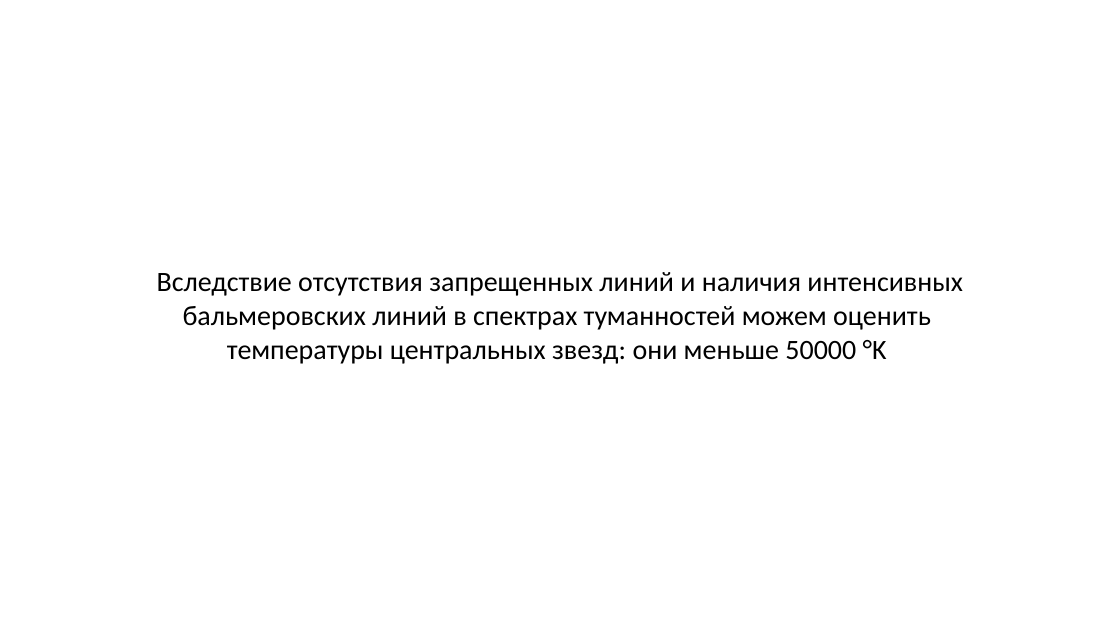
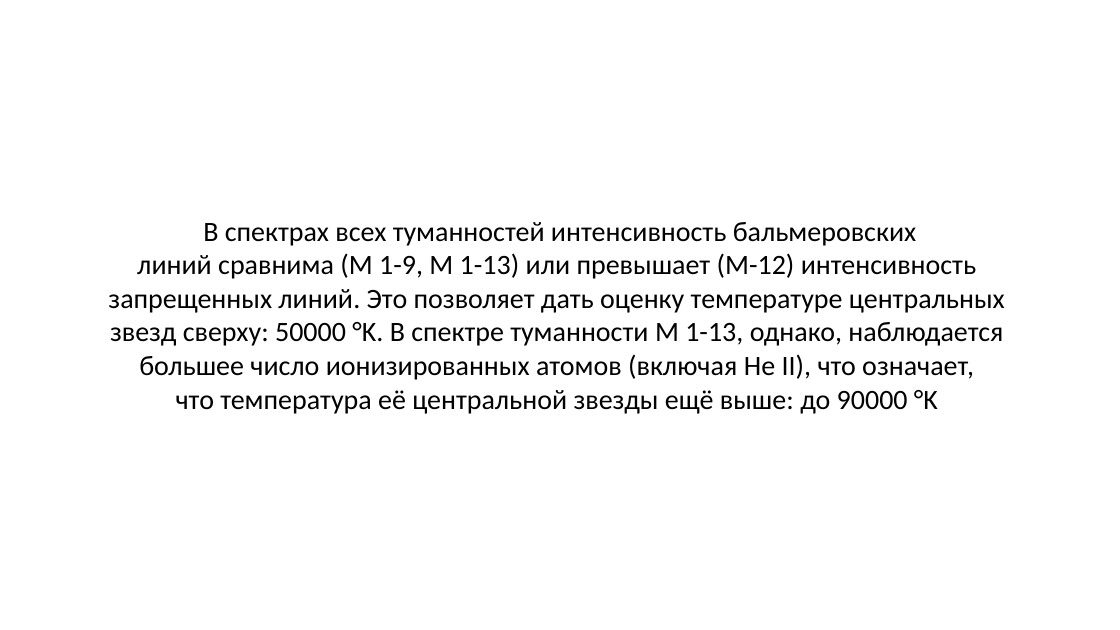
Before and after one commit to paveloom-university/Astronomical-Observation-Workshop-S07-2020, a slide deck: slide 6 of report/report.pptx. Drawn at 1120x630 pixels with LibreOffice and Linux fonts; fonts in the diff are those of the drawing. Boxes give left, top, right and bottom in pixels: in the first picture for what was removed or moved away, otherwise in the second. Text is boxed around its words. In the diff, an @@ line names an element or a change of style, - is before the commit and + after.

```diff
--- a/report/report.pptx
+++ b/report/report.pptx
@@ text at box(108, 222, 1005, 414): text changed @@
-Вследствие отсутствия запрещенных линий и наличия интенсивных
-бальмеровских линий в спектрах туманностей можем оценить
-температуры центральных звезд: они меньше 50000 °K
+В спектрах всех туманностей интенсивность бальмеровских
+линий сравнима (M 1-9, M 1-13) или превышает (M-12) интенсивность
+запрещенных линий. Это позволяет дать оценку температуре центральных
+звезд сверху: 50000 °K. В спектре туманности M 1-13, однако, наблюдается
+большее число ионизированных атомов (включая He II), что означает,
+что температура её центральной звезды ещё выше: до 90000 °K
```
Also in this commit, not shown: 2 other slides changed, 3 other files.
